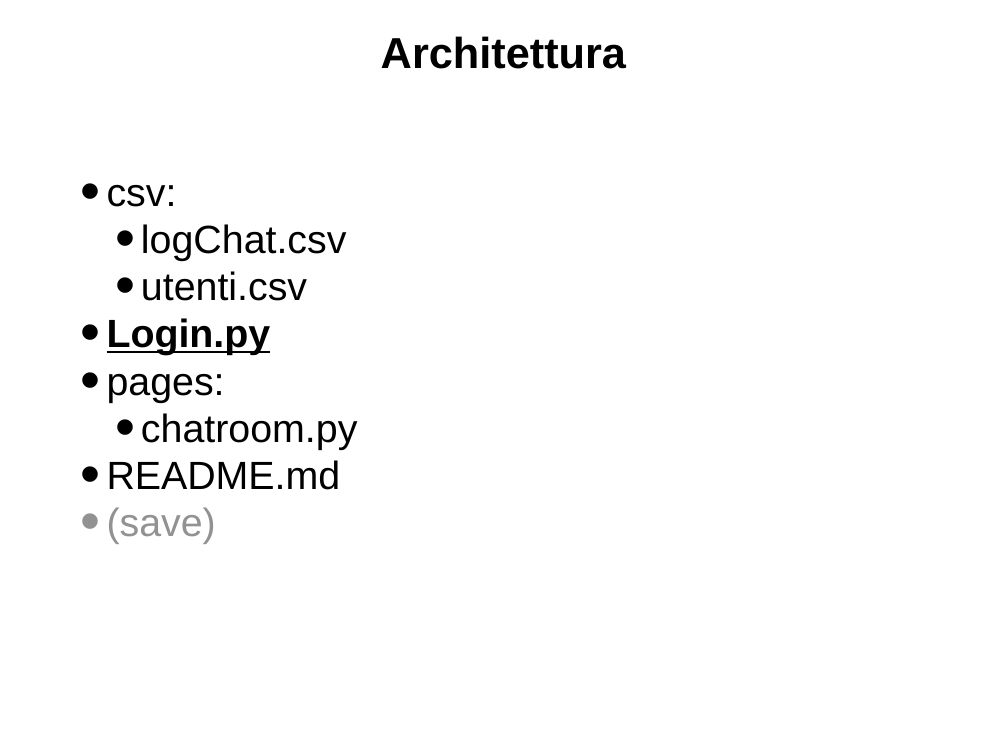
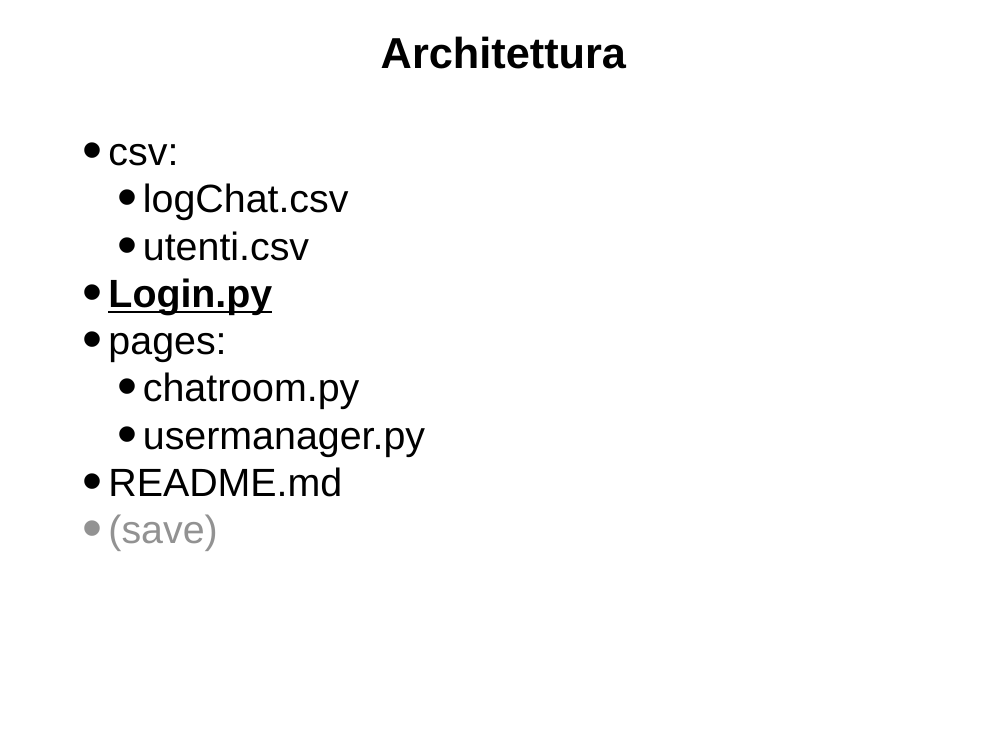
Before and after one commit to cgiaccar/Whatsapp2.0, a slide deck: slide 5 of PowerPointWha2.0.pptx. Drawn at 1008x756 pixels with LibreOffice and Linux fonts; fonts in the diff are those of the drawing. Boxes give left, top, right and bottom in pixels: in the first picture for what was removed or moved away, otherwise in the second. Text is boxed around its words. In the diff, an @@ line names an element or a change of style, - is before the commit and + after.

```diff
--- a/PowerPointWha2.0.pptx
+++ b/PowerPointWha2.0.pptx
@@ text "csv:": place and size @@
-text "csv:" at <box>107,185,357,544</box>
+text "csv:" at <box>108,144,425,551</box>
@@ text at <box>143,427,425,457</box>: paragraph added @@
+  • usermanager.py
```
Also in this commit, not shown: 4 other slides changed, 2 other files.
